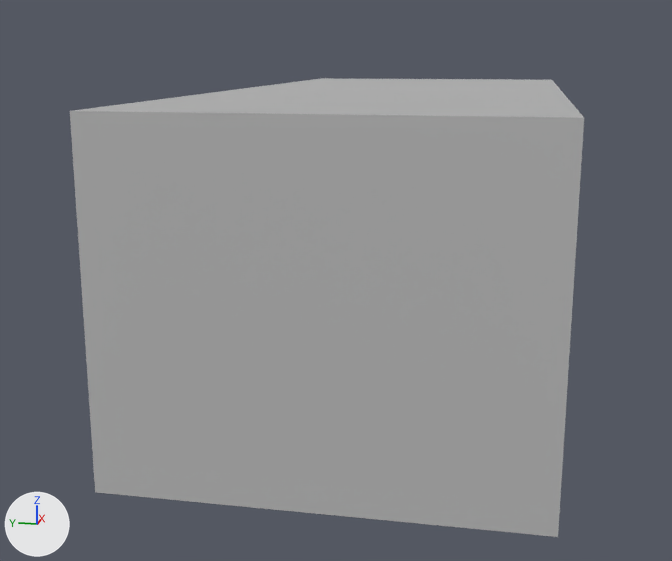
Two versions of the Blender file concept-art/flur_oben.blend, one commit apart.
The view is the same before and after, from a camera (50 mm lens) standing at (-8.02, -1.19, 2.85) and looking at (0.77, 0.57, 0.65). Every picture has the same lights, and +X, +Y and +Z are marked at lower left.
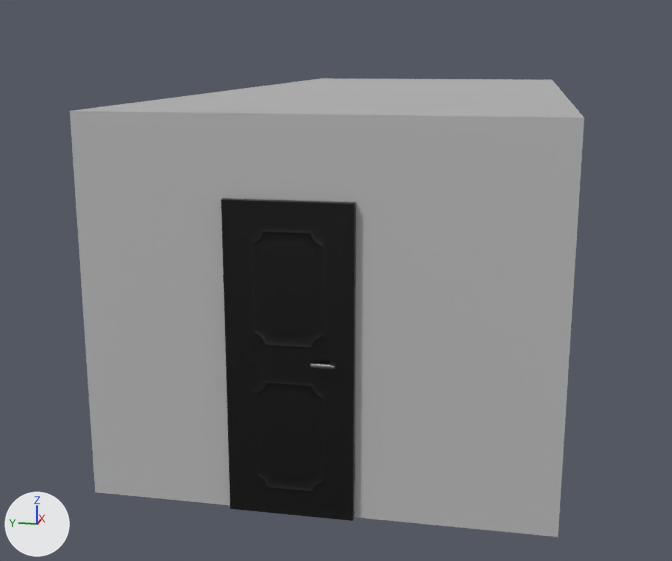
Commit message: flur schrank, door

Boxes [x1, y1, x2, y2] around the edits, measured in the pictures (672 x 561 px):
'Cube.005', added (black)
    after: [221, 198, 356, 521]
'Plane.007', added
    after: [310, 362, 337, 369]

The change, as a list of edits to the scene's bpy script:
```text
Add img_door:
    img_door = load_image('door', 'door.png', 512, 1024, 'sRGB')
Add mat_door:
    mat_door = principled_material('door')
    mat_door.texture = img_door
    mat_door.roughness = 0.4
Add mat_hinge:
    mat_hinge = principled_material('hinge')
    mat_hinge.base_color = (0.26, 0.26, 0.26)  # grey #8b8b8b
    mat_hinge.metallic = 1.0
    mat_hinge.roughness = 0.346
Add me_cube_003:
    me_cube_003.from_pydata(...)  # 352 vertices, 307 faces; spans x 0.0..0.06, y -0.4..0.4, z 0.0..2.0
    me_cube_003.polygons.foreach_set('use_smooth', [True] * 307)
    me_cube_003.materials.append(mat_door)  # picture img_door
Add me_plane_001:
    me_plane_001.from_pydata(...)  # 24 vertices, 21 faces; spans x -0.011..0.062, y -0.022..0.134, z -0.016..0.016
    me_plane_001.polygons.foreach_set('use_smooth', [True] * 21)
    me_plane_001.materials.append(mat_hinge)  # grey #8b8b8b
Add ob_plane_007:
    ob_plane_007 = bpy.data.objects.new('Plane.007', me_plane_001)
    ob_plane_007.location = (-2.7, -0.13, 1.02)
    _m = ob_plane_007.modifiers.new('Subdivision', 'SUBSURF')
    _m.levels = 2
    _m = ob_plane_007.modifiers.new('Mirror', 'MIRROR')
    _m.mirror_object = ob_cube_005
Add ob_cube_005:
    ob_cube_005 = bpy.data.objects.new('Cube.005', me_cube_003)
    ob_cube_005.location = (-2.75, 0.15, 0.0)
    _m = ob_cube_005.modifiers.new('WeightedNormal', 'WEIGHTED_NORMAL')
    _m.keep_sharp = True
    _m = ob_cube_005.modifiers.new('Mirror', 'MIRROR')
```
